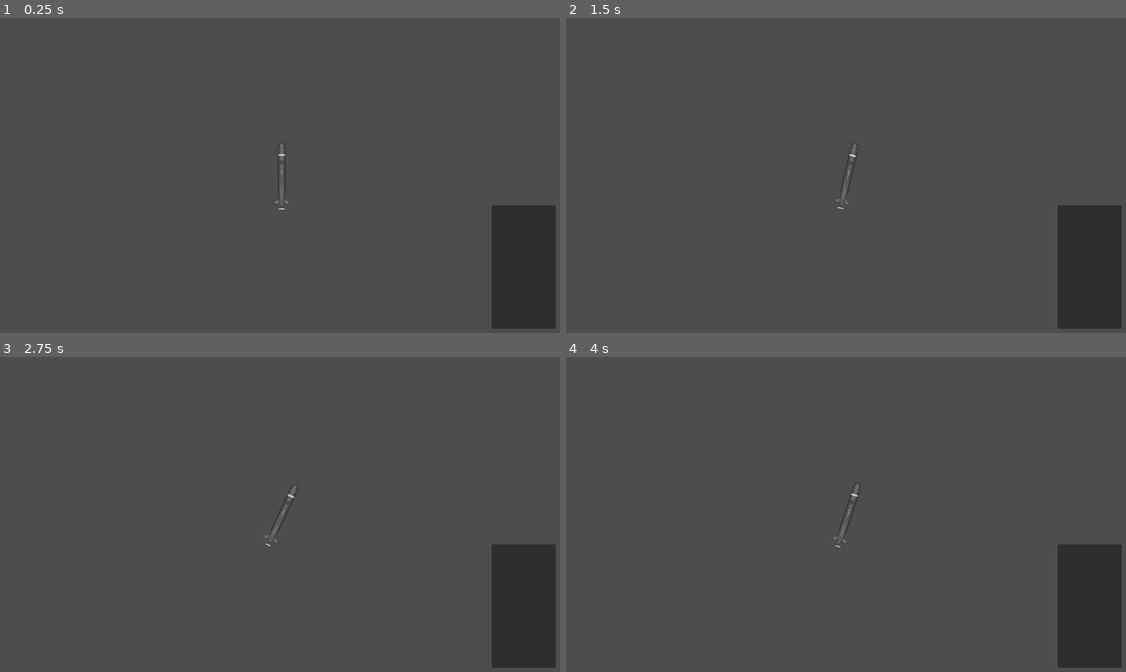
Above: before the commit, frames 1-4 (two rows, left to right).
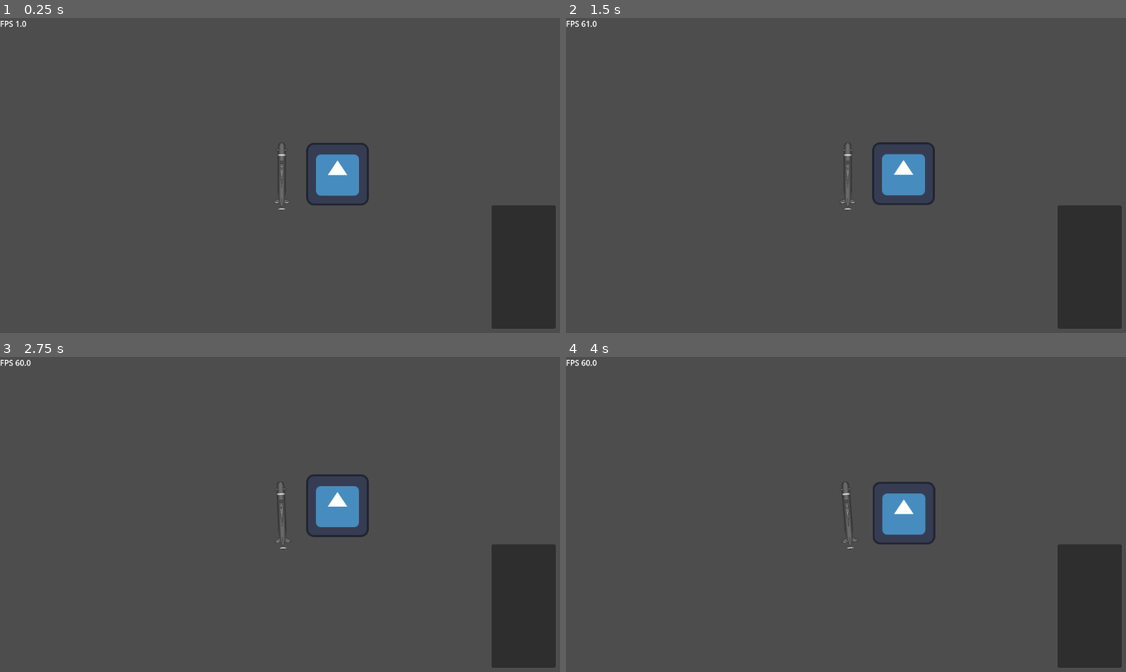
Above: after the commit, the same moments.

Repository: MasterOktagon/U-251
Game: Godot game, scene res://game.tscn
Two runs of this game, one before a commit and one after it. Both use one fixed random seed, a clock stepped at 60 frames per second and the inputs below. The engine's default icon, where the game draws it, is replaced by a stand-in: a white triangle on a blue panel in a dark square.
Inputs:
- Up to frame 1 (0.25 s): no input
- Up to frame 2 (1.5 s): tap Enter at 0.5 s; hold D 0.53-1.28 s; hold S from 1.28 s (still down)
- Up to frame 3 (2.75 s): release S at 2.03 s; hold D from 2.03 s (still down)
- Up to frame 4 (4 s): tap Space at 2.75 s; release D at 2.78 s; hold W 2.78-3.53 s; hold A from 3.53 s (still down)

The runs differ from the first frame. In frame 1, 1.3% of the frame differs, in the area x 0-66%, y 0-60%; in frame 2, 1.5%; in frame 3, 1.5%; in frame 4, 1.5%, in the area x 0-66%, y 0-61%.

Commit message:
ADD: Player movement

Diff:
--- a/game.tscn
+++ b/game.tscn
@@ -1,7 +1,9 @@
-[gd_scene load_steps=3 format=3 uid="uid://c1txu8c4uik64"]
+[gd_scene load_steps=5 format=3 uid="uid://c1txu8c4uik64"]
 
-[ext_resource type="PackedScene" uid="uid://ltm6os276xx6" path="res://scenes/height.tscn" id="1_80nbo"]
+[ext_resource type="PackedScene" path="res://scenes/height.tscn" id="1_80nbo"]
 [ext_resource type="PackedScene" uid="uid://cow2i2nhhp4s2" path="res://scenes/player.tscn" id="2_e2o6t"]
+[ext_resource type="Script" uid="uid://c2guqw1lxu6us" path="res://scripts/fps.gd" id="3_fc0e3"]
+[ext_resource type="Texture2D" uid="uid://c7isv0g4l0i4k" path="res://icon.svg" id="3_feb5d"]
 
 [node name="Game" type="Node2D"]
 
@@ -10,3 +12,12 @@
 [node name="GUI" type="CanvasLayer" parent="."]
 
 [node name="Height" parent="GUI" instance=ExtResource("1_80nbo")]
+
+[node name="FPS" type="Label" parent="GUI"]
+offset_right = 40.0
+offset_bottom = 23.0
+script = ExtResource("3_fc0e3")
+
+[node name="Icon" type="Sprite2D" parent="."]
+position = Vector2(114, -5)
+texture = ExtResource("3_feb5d")
--- a/scenes/player.tscn
+++ b/scenes/player.tscn
@@ -1,21 +1,21 @@
-[gd_scene load_steps=4 format=3 uid="uid://cow2i2nhhp4s2"]
+[gd_scene load_steps=3 format=3 uid="uid://cow2i2nhhp4s2"]
 
 [ext_resource type="Script" uid="uid://cqta5igr403b2" path="res://scripts/player.gd" id="1_g2els"]
 [ext_resource type="Texture2D" uid="uid://doka67yj0l3mv" path="res://assets/player/ShipSubMarineHull.png" id="2_qhqgy"]
 
-[sub_resource type="ConvexPolygonShape2D" id="ConvexPolygonShape2D_g2els"]
-points = PackedVector2Array(3, -69, -4, -65, -8, -53, -5, -46, -5, 44, -13, 53, 3, 71, 19, 53, 11, 44, 11, -46, 14, -53, 10, -65)
-
 [node name="Player" type="Node2D"]
 script = ExtResource("1_g2els")
 
-[node name="Sprite2D" type="Sprite2D" parent="."]
+[node name="PlayerSprite" type="Sprite2D" parent="."]
 texture = ExtResource("2_qhqgy")
 
-[node name="Camera2D" type="Camera2D" parent="."]
+[node name="MainCamera" type="Camera2D" parent="."]
 
-[node name="Area2D" type="Area2D" parent="."]
+[node name="CollisionArea" type="Area2D" parent="."]
 
-[node name="CollisionShape2D" type="CollisionShape2D" parent="Area2D"]
-position = Vector2(-3, -1)
-shape = SubResource("ConvexPolygonShape2D_g2els")
+[node name="CollisionPolygon" type="CollisionPolygon2D" parent="CollisionArea"]
+polygon = PackedVector2Array(0, -70, -7, -66, -11, -54, -8, -47, -8, 43, -16, 52, 0, 70, 16, 52, 8, 43, 8, -47, 11, -54, 7, -66)
+
+[node name="NoisemakerCooldown" type="Timer" parent="."]
+
+[node name="NoisemakerReload" type="Timer" parent="."]
--- /dev/null
+++ b/scripts/fps.gd
@@ -0,0 +1,4 @@
+extends Label
+
+func _process(_delta: float) -> void:
+	set_text("FPS " + str(Engine.get_frames_per_second()))
--- a/scripts/player.gd
+++ b/scripts/player.gd
@@ -1,4 +1,7 @@
 extends Node2D
+
+signal health_changed(val: float)
+signal max_health_changed(val: float)
 
 enum States{
 	ALIVE,
@@ -12,25 +15,58 @@
 
 var max_speed: float = 10
 var speed: float = 0
-var rotation_speed: float = 0.3
+var rotation_speed: float = 0.5
+
+var noisemaker_cd: float = 2
+var noisemaker_reload: float = 30
 
 func _ready() -> void:
 	health = max_health
+	speed = 0
 
 func _input(event: InputEvent) -> void:
 	pass
 
 func _process(delta: float) -> void:
-	if health <= 0.0:
-		state = States.DEAD
-		queue_free()
+	if state == States.DEAD:
+		return
 
 	if Input.is_key_pressed(KEY_W):
-		speed = move_toward(speed, max_speed, 0.1)
+		speed = move_toward(speed, max_speed, 0.01)
+
 	if Input.is_key_pressed(KEY_S):
-		speed = move_toward(speed, -max_speed, 0.1)
+		speed = move_toward(speed, -max_speed, 0.01)
+
+	if not (Input.is_key_pressed(KEY_W) or Input.is_key_pressed(KEY_S)):
+		speed = move_toward(speed, 0.0, 0.01)
+
 	if Input.is_key_pressed(KEY_A):
-		rotation -= delta*rotation_speed
+		speed = move_toward(speed, 0.0, 0.01)
+		rotation -= delta*rotation_speed*speed
+
 	if Input.is_key_pressed(KEY_D):
-		rotation += delta*rotation_speed
-	move_local_x(speed)
+		speed = move_toward(speed, 0.0, 0.01)
+		rotation += delta*rotation_speed*speed
+
+	if Input.is_key_pressed(KEY_PAGEUP):
+		$MainCamera.zoom = clamp($MainCamera.zoom*0.99,Vector2(0.5,0.5), Vector2(2,2))
+
+	if Input.is_key_pressed(KEY_PAGEDOWN):
+		$MainCamera.zoom = clamp($MainCamera.zoom*1.01,Vector2(0.5,0.5), Vector2(2,2))
+
+	move_local_y(-speed)
+
+func change_health(amount: float):
+	health += amount
+	if health <= 0:
+		state = States.DEAD
+		health = 0
+	if health > max_health:
+		health = max_health
+	health_changed.emit(health)
+
+func change_max_health(amount: float):
+	max_health += amount
+	if max_health <= 0:
+		state = States.DEAD
+	max_health_changed.emit(max_health)
Not shown: 1 places in scenes/height.tscn that only renumber resources
Not shown: 1 places in scenes/map.tscn that only renumber resources
Not shown, added: scripts/fps.gd.uid
